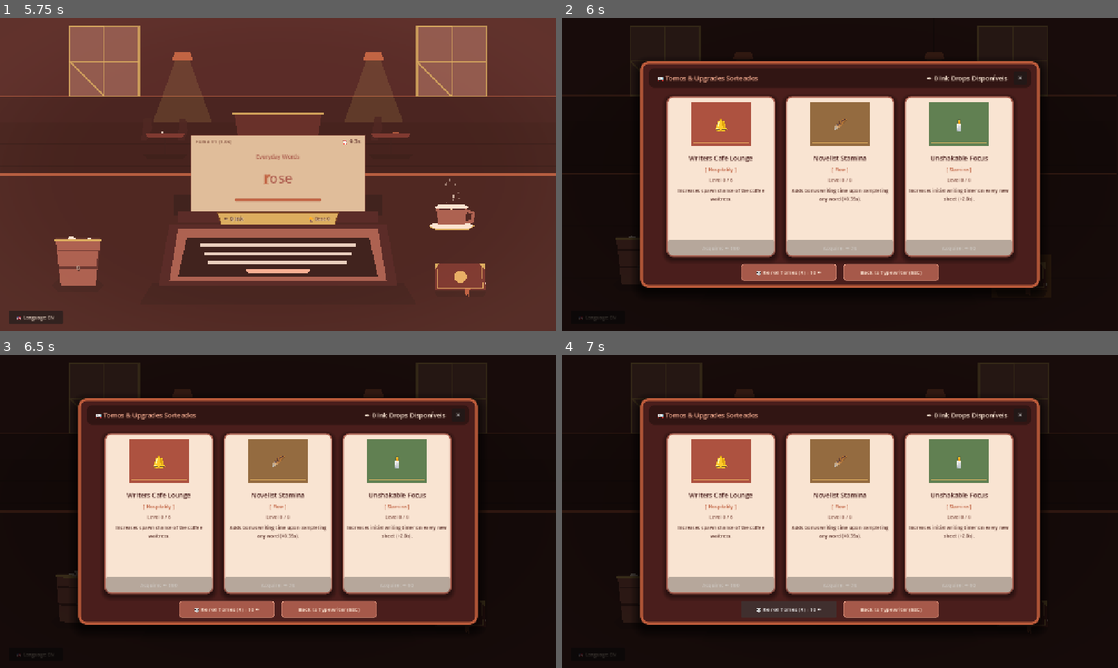
Above: before the commit, frames 1-4 (two rows, left to right).
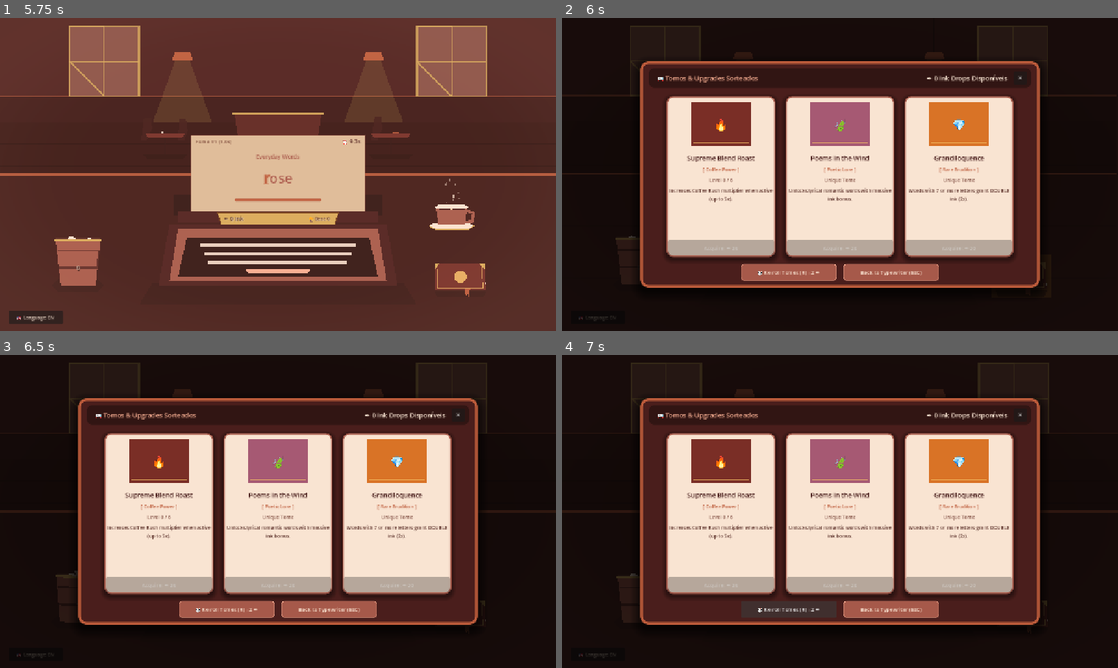
Above: after the commit, the same moments.

Repository: salleF/TypeClicker
Game: Godot game, scene res://scenes/Main.tscn
The game is run twice, just before and just after one commit, with the same random seed, the same clock (stepped at 60 frames per second) and the same inputs.
Inputs (mouse positions are in pixels of both pictures, inside the frame that each line leads up to):
- Up to frame 1 (5.75 s): click "📄 Inserir Folha (Espaço)" at 0.5 s; click "🇧🇷 Idioma: PT" at 1.25 s; click "📄 Insert Sheet (Space)" at 2 s; click "🇺🇸 Language: EN" at 2.75 s; click "📄 Inserir Folha (Espaço)" at 3.5 s; click "🇧🇷 Idioma: PT" at 4.25 s; click "📄 Insert Sheet (Space)" at 5 s
- Up to frame 2 (6 s): tap Enter (ui_accept) at 5.75 s; move the mouse to (1012, 218) at 5.77 s; tap L at 5.85 s; click (1012, 218) at 5.92 s
- Up to frame 3 (6.5 s): tap Enter (ui_accept) at 6.02 s
- Up to frame 4 (7 s): click "🎲 Re-roll Tomes (R) - 10 ✒️" (after the commit: "🎲 Re-roll Tomes (R) - 2 ✒️") at 6.5 s

Frame 1 is identical in both runs. In frame 2, 5.7% of the frame differs, in the area x 19-81%, y 26-83%; in frame 3, 5.7%; in frame 4, 5.7%.

Commit message:
feat: 1 word 1 ink drop economy and 7+ letter bonus upgrade
Co-Authored-By: Claude Code <noreply@anthropic.com>

Diff:
--- a/autoload/GameManager.gd
+++ b/autoload/GameManager.gd
@@ -39,13 +39,22 @@
 var sfx_volume: float = 0.8
 var sound_enabled: bool = true
 
-# Upgrades Core State (All using Ink Points)
+# Upgrades Core State (All using Ink Points - 1 Word = 1 Ink Drop Base Economy)
 var upgrades = {
+	"long_word_bonus": {
+		"level": 0,
+		"max_level": 1,
+		"base_cost": 20,
+		"cost_scale": 1.0,
+		"currency": "points",
+		"base_val": 1.0,
+		"val_per_lvl": 1.0 # Gives 2x points for 7+ letter words
+	},
 	"thinking_time": {
 		"level": 0,
 		"max_level": 8,
-		"base_cost": 35,
-		"cost_scale": 1.6,
+		"base_cost": 6,
+		"cost_scale": 1.45,
 		"currency": "points",
 		"base_val": 0.5,
 		"val_per_lvl": 0.15
@@ -53,8 +62,8 @@
 	"writing_time_base": {
 		"level": 0,
 		"max_level": 8,
-		"base_cost": 50,
-		"cost_scale": 1.6,
+		"base_cost": 8,
+		"cost_scale": 1.45,
 		"currency": "points",
 		"base_val": 10.0,
 		"val_per_lvl": 2.0
@@ -62,66 +71,74 @@
 	"writing_time_per_word": {
 		"level": 0,
 		"max_level": 8,
-		"base_cost": 75,
-		"cost_scale": 1.65,
+		"base_cost": 12,
+		"cost_scale": 1.5,
 		"currency": "points",
 		"base_val": 0.0,
 		"val_per_lvl": 0.35
 	},
 	"letter_score_multiplier": {
 		"level": 0,
-		"max_level": 10,
-		"base_cost": 60,
+		"max_level": 5,
+		"base_cost": 15,
+		"cost_scale": 1.55,
+		"currency": "points",
+		"base_val": 1.0,
+		"val_per_lvl": 0.25
+	},
+	"sheet_multiplier_bonus": {
+		"level": 0,
+		"max_level": 8,
+		"base_cost": 20,
+		"cost_scale": 1.6,
+		"currency": "points",
+		"base_val": 1.0,
+		"val_per_lvl": 0.25
+	},
+	"special_sheet_chance": {
+		"level": 0,
+		"max_level": 5,
+		"base_cost": 30,
 		"cost_scale": 1.7,
+		"currency": "points",
+		"base_val": 0.0,
+		"val_per_lvl": 0.06
+	},
+	"waitress_frequency": {
+		"level": 0,
+		"max_level": 6,
+		"base_cost": 18,
+		"cost_scale": 1.5,
 		"currency": "points",
 		"base_val": 1.0,
 		"val_per_lvl": 0.35
 	},
-	"sheet_multiplier_bonus": {
-		"level": 0,
-		"max_level": 8,
-		"base_cost": 120,
-		"cost_scale": 1.85,
-		"currency": "points",
-		"base_val": 1.0,
-		"val_per_lvl": 0.30
-	},
-	"special_sheet_chance": {
-		"level": 0,
-		"max_level": 5,
-		"base_cost": 200,
-		"cost_scale": 2.0,
-		"currency": "points",
-		"base_val": 0.0,
-		"val_per_lvl": 0.06
-	},
-	"waitress_frequency": {
+	"coffee_power": {
 		"level": 0,
 		"max_level": 6,
-		"base_cost": 150,
-		"cost_scale": 1.8,
-		"currency": "points",
-		"base_val": 1.0,
-		"val_per_lvl": 0.35
-	},
-	"coffee_power": {
-		"level": 0,
-		"max_level": 6,
-		"base_cost": 220,
-		"cost_scale": 1.85,
+		"base_cost": 25,
+		"cost_scale": 1.6,
 		"currency": "points",
 		"base_val": 2.0,
 		"val_per_lvl": 0.5
 	},
-	"lexicon_literature": { "level": 0, "max_level": 1, "base_cost": 90, "cost_scale": 1.0, "currency": "points", "category_key": "literature" },
-	"lexicon_engineering": { "level": 0, "max_level": 1, "base_cost": 180, "cost_scale": 1.0, "currency": "points", "category_key": "engineering" },
-	"lexicon_poetry": { "level": 0, "max_level": 1, "base_cost": 280, "cost_scale": 1.0, "currency": "points", "category_key": "poetry" },
-	"lexicon_gastronomy": { "level": 0, "max_level": 1, "base_cost": 380, "cost_scale": 1.0, "currency": "points", "category_key": "gastronomy" },
-	"lexicon_philosophy": { "level": 0, "max_level": 1, "base_cost": 500, "cost_scale": 1.0, "currency": "points", "category_key": "philosophy" }
+	"lexicon_literature": { "level": 0, "max_level": 1, "base_cost": 12, "cost_scale": 1.0, "currency": "points", "category_key": "literature" },
+	"lexicon_engineering": { "level": 0, "max_level": 1, "base_cost": 20, "cost_scale": 1.0, "currency": "points", "category_key": "engineering" },
+	"lexicon_poetry": { "level": 0, "max_level": 1, "base_cost": 28, "cost_scale": 1.0, "currency": "points", "category_key": "poetry" },
+	"lexicon_gastronomy": { "level": 0, "max_level": 1, "base_cost": 38, "cost_scale": 1.0, "currency": "points", "category_key": "gastronomy" },
+	"lexicon_philosophy": { "level": 0, "max_level": 1, "base_cost": 50, "cost_scale": 1.0, "currency": "points", "category_key": "philosophy" }
 }
 
 # Roguelite Tomes Catalog
 var book_cards_catalog = [
+	{
+		"upgrade_key": "long_word_bonus",
+		"title": {"pt": "Verborragia Erudita", "en": "Grandiloquence"},
+		"category": {"pt": "Erudição Rara", "en": "Rare Erudition"},
+		"description": {"pt": "Palavras com 7 ou mais letras concedem o DOBRO de tinta (2x).", "en": "Words with 7 or more letters grant DOUBLE ink (2x)."},
+		"cover_color": Color(0.85, 0.45, 0.15, 1),
+		"symbol": "💎"
+	},
 	{
 		"upgrade_key": "lexicon_poetry",
 		"title": {"pt": "Poesias ao Vento", "en": "Poems in the Wind"},
@@ -190,7 +207,7 @@
 		"upgrade_key": "letter_score_multiplier",
 		"title": {"pt": "Tinta de Lótus Negra", "en": "Black Lotus Ink"},
 		"category": {"pt": "Caligrafia", "en": "Calligraphy"},
-		"description": {"pt": "Multiplica a pontuação ganha por letra e palavras longas (+35%).", "en": "Multiplies points gained per character and long words (+35%)."},
+		"description": {"pt": "Multiplica o rendimento de tinta de todas as palavras (+25%).", "en": "Multiplies ink yield of all words (+25%)."},
 		"cover_color": Color(0.25, 0.20, 0.28, 1),
 		"symbol": "✒️"
 	},
@@ -263,7 +280,7 @@
 	return current_draft_cards
 
 func reroll_draft_with_cost() -> bool:
-	var reroll_cost = 10
+	var reroll_cost = 2
 	if points < reroll_cost:
 		return false
 	points -= reroll_cost
@@ -273,6 +290,11 @@
 	return true
 
 # --- Upgrades Calculations ---
+func get_long_word_multiplier(word_length: int) -> float:
+	if word_length >= 7 and upgrades["long_word_bonus"]["level"] > 0:
+		return 2.0
+	return 1.0
+
 func get_thinking_time_limit() -> float:
 	var up = upgrades["thinking_time"]
 	return up["base_val"] + (up["level"] * up["val_per_lvl"])
@@ -337,13 +359,15 @@
 	sheet_started.emit(sheets_completed_in_run + 1, is_special_sheet, special_sheet_type)
 
 func record_word_completed(word_data: Dictionary) -> int:
-	var base = word_data.get("base_points", 10)
-
+	var base = word_data.get("base_points", 1)
+	var word_len = word_data.get("length", 4)
+
+	var long_word_mult = get_long_word_multiplier(word_len)
 	var letter_mult = get_letter_multiplier()
 	var coffee_mult = get_coffee_multiplier()
 	var sheet_mult = get_sheet_multiplier()
 
-	var word_score = int(base * letter_mult * coffee_mult * sheet_mult)
+	var word_score = max(1, int(round(base * long_word_mult * letter_mult * coffee_mult * sheet_mult)))
 
 	current_sheet_score += word_score
 	current_sheet_words_typed += 1
--- a/autoload/WordDatabase.gd
+++ b/autoload/WordDatabase.gd
@@ -161,15 +161,23 @@
 	var text: String = matching_words[randi() % matching_words.size()]
 	var info = category_info.get(target_category, category_info["basic"])
 
-	var length_bonus = max(1, text.length() * 4)
-	var cat_bonus = info["bonus_points"] * (2 if is_climax else 1)
-	var base_pts = (length_bonus + cat_bonus + (25 if is_climax else 0)) * info["culture_multiplier"]
+	# Base ink drop calculation: 1 base per word + small cultural prestige bonus for unlocked rich lexicons
+	var cat_bonus = 0
+	if target_category in ["literature", "engineering"]:
+		cat_bonus = 1
+	elif target_category in ["poetry", "gastronomy"]:
+		cat_bonus = 1
+	elif target_category == "philosophy":
+		cat_bonus = 2
+
+	if is_climax:
+		cat_bonus += 1
 
 	return {
 		"text": text.to_lower(),
 		"category": target_category,
-		"category_name": info["name"][language] + (" [CLÍMAX 2x]" if (is_climax and language == "pt") else (" [CLIMAX 2x]" if is_climax else "")),
-		"base_points": base_pts,
+		"category_name": info["name"][language] + (" [CLÍMAX]" if (is_climax and language == "pt") else (" [CLIMAX]" if is_climax else "")),
+		"base_points": 1 + cat_bonus,
 		"length": text.length(),
 		"is_climax": is_climax
 	}
--- a/scripts/UpgradeBookModal.gd
+++ b/scripts/UpgradeBookModal.gd
@@ -49,7 +49,7 @@
 func _update_header() -> void:
 	var lang = GameManager.language
 	points_label.text = "✒️ %d %s Disponíveis" % [int(GameManager.points), "Gotas de Tinta" if lang == "pt" else "Ink Drops"]
-	reroll_button.text = "🎲 Re-rolar Tomos (R) - 10 ✒️" if lang == "pt" else "🎲 Re-roll Tomes (R) - 10 ✒️"
+	reroll_button.text = "🎲 Re-rolar Tomos (R) - 2 ✒️" if lang == "pt" else "🎲 Re-roll Tomes (R) - 2 ✒️"
 	close_button.text = "Voltar à Máquina (ESC)" if lang == "pt" else "Back to Typewriter (ESC)"
 
 func _populate_cards() -> void:
